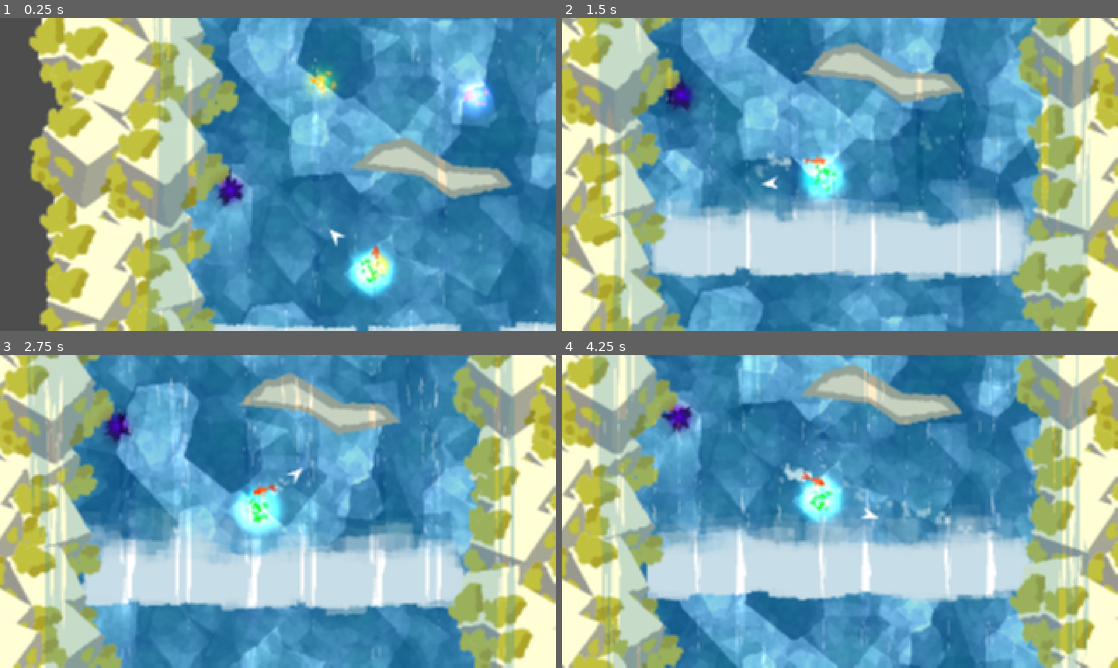
Above: before the commit, frames 1-4 (two rows, left to right).
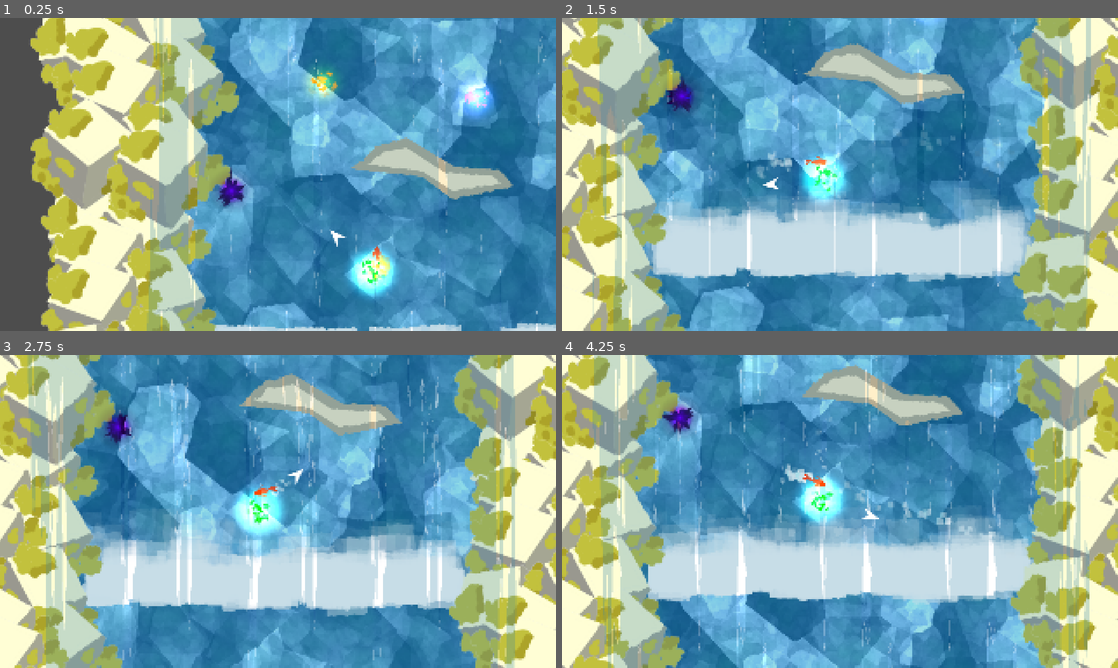
Above: after the commit, the same moments.

Repository: ojaskavathe/cascade
Game: Godot game, scene res://game.tscn
Same seed, same stepped clock (60 frames per second), same inputs: the game is played once before the commit and once after it. The engine's default icon, where the game draws it, is replaced by a stand-in: a white triangle on a blue panel in a dark square.
Inputs (mouse positions are in pixels of both pictures, inside the frame that each line leads up to):
- Up to frame 1 (0.25 s): no input
- Up to frame 2 (1.5 s): move the mouse to (962, 158) at 0.52 s; hold D (right) from 0.53 s (still down); tap Space (jump) at 0.77 s; move the mouse to (728, 190) at 1.27 s
- Up to frame 3 (2.75 s): tap Space (jump) at 1.52 s; move the mouse to (333, 442) at 2.02 s; release D (right) at 2.03 s; hold A (left) from 2.03 s (still down)
- Up to frame 4 (4.25 s): move the mouse to (812, 574) at 2.77 s; release A (left) at 2.78 s; hold D (right) from 2.78 s (still down); tap Space (jump) at 3.02, 3.77 s; move the mouse to (1006, 558) at 3.52 s

The runs differ from the first frame. In frame 1, 6.7% of the frame differs, in the area x 5-100%, y 0-100%; in frame 2, 7.4%; in frame 3, 8.5%, in the area x 0-100%, y 0-100%; in frame 4, 8.5%.

Commit message:
Pixel shader fix

Diff:
--- a/game.tscn
+++ b/game.tscn
@@ -1,10 +1,16 @@
-[gd_scene load_steps=6 format=3 uid="uid://cmwpm7ap75scu"]
+[gd_scene load_steps=8 format=3 uid="uid://cmwpm7ap75scu"]
 
 [ext_resource type="Script" path="res://game.gd" id="1_07ca5"]
 [ext_resource type="PackedScene" uid="uid://d0vrcis6rns5i" path="res://entity/player/player.tscn" id="1_oliij"]
 [ext_resource type="PackedScene" uid="uid://dqa5gpiw17hjv" path="res://entity/player/camera.tscn" id="2_2ojf5"]
 [ext_resource type="PackedScene" uid="uid://beenaw7n1s61s" path="res://level_group/lg_0.tscn" id="3_spgvv"]
 [ext_resource type="PackedScene" uid="uid://dcykdm8vsc242" path="res://level_group/lg_1.tscn" id="5_6myex"]
+[ext_resource type="Shader" path="res://assets/shader/pixelate.gdshader" id="6_nhf58"]
+
+[sub_resource type="ShaderMaterial" id="ShaderMaterial_36upk"]
+shader = ExtResource("6_nhf58")
+shader_parameter/x = 320
+shader_parameter/y = 180
 
 [node name="Game" type="Node2D"]
 script = ExtResource("1_07ca5")
@@ -19,3 +25,15 @@
 
 [node name="LG_1" parent="LevelGroups" instance=ExtResource("5_6myex")]
 position = Vector2(-146, -1768)
+
+[node name="PixelPostProcess" type="CanvasLayer" parent="."]
+layer = 100
+
+[node name="ColorRect" type="ColorRect" parent="PixelPostProcess"]
+material = SubResource("ShaderMaterial_36upk")
+anchors_preset = 15
+anchor_right = 1.0
+anchor_bottom = 1.0
+grow_horizontal = 2
+grow_vertical = 2
+metadata/_edit_use_anchors_ = true
--- a/level_group/lg_0.tscn
+++ b/level_group/lg_0.tscn
@@ -1,17 +1,11 @@
-[gd_scene load_steps=11 format=3 uid="uid://beenaw7n1s61s"]
+[gd_scene load_steps=9 format=3 uid="uid://beenaw7n1s61s"]
 
 [ext_resource type="PackedScene" uid="uid://clyk282cyamie" path="res://level/debug_0.tscn" id="1_6niij"]
-[ext_resource type="Shader" path="res://assets/shader/pixelate.gdshader" id="3_j37r5"]
 [ext_resource type="PackedScene" uid="uid://db6esycu3r0ut" path="res://entity/waterfall/waterfall.tscn" id="4_f443m"]
 [ext_resource type="PackedScene" uid="uid://bohi4cl1p4ipa" path="res://entity/waterfall/waterfall_background.tscn" id="5_egt5m"]
 [ext_resource type="PackedScene" uid="uid://ba2n4nf5j2cpv" path="res://entity/object/foam.tscn" id="6_0wh8e"]
-[ext_resource type="PackedScene" path="res://entity/object/kill_zone.tscn" id="7_7scns"]
+[ext_resource type="PackedScene" uid="uid://b5vpdkkyoghac" path="res://entity/object/kill_zone.tscn" id="7_7scns"]
 [ext_resource type="PackedScene" uid="uid://468m7kol4t1" path="res://entity/object/rocks.tscn" id="8_hhwa6"]
-
-[sub_resource type="ShaderMaterial" id="ShaderMaterial_7draw"]
-shader = ExtResource("3_j37r5")
-shader_parameter/x = 320
-shader_parameter/y = 180
 
 [sub_resource type="WorldBoundaryShape2D" id="WorldBoundaryShape2D_lphgc"]
 normal = Vector2(1, 0)
@@ -27,18 +21,6 @@
 
 [node name="Debug0" parent="levels" instance=ExtResource("1_6niij")]
 position = Vector2(-14, 11)
-
-[node name="PixelPostProcess" type="CanvasLayer" parent="."]
-layer = 100
-
-[node name="ColorRect" type="ColorRect" parent="PixelPostProcess"]
-material = SubResource("ShaderMaterial_7draw")
-anchors_preset = 15
-anchor_right = 1.0
-anchor_bottom = 1.0
-grow_horizontal = 2
-grow_vertical = 2
-metadata/_edit_use_anchors_ = true
 
 [node name="waterfall" parent="." instance=ExtResource("4_f443m")]
 z_index = 2
--- a/level_group/lg_1.tscn
+++ b/level_group/lg_1.tscn
@@ -1,18 +1,12 @@
-[gd_scene load_steps=12 format=3 uid="uid://dcykdm8vsc242"]
+[gd_scene load_steps=10 format=3 uid="uid://dcykdm8vsc242"]
 
 [ext_resource type="PackedScene" uid="uid://clyk282cyamie" path="res://level/debug_0.tscn" id="1_3gg2f"]
 [ext_resource type="PackedScene" uid="uid://b1c5iccen6h2c" path="res://level/debug_1.tscn" id="2_4byue"]
-[ext_resource type="Shader" path="res://assets/shader/pixelate.gdshader" id="3_5tkm3"]
 [ext_resource type="PackedScene" uid="uid://db6esycu3r0ut" path="res://entity/waterfall/waterfall.tscn" id="4_mr0ug"]
 [ext_resource type="PackedScene" uid="uid://bohi4cl1p4ipa" path="res://entity/waterfall/waterfall_background.tscn" id="5_e8jay"]
 [ext_resource type="PackedScene" uid="uid://ba2n4nf5j2cpv" path="res://entity/object/foam.tscn" id="6_ua02a"]
-[ext_resource type="PackedScene" path="res://entity/object/kill_zone.tscn" id="7_mekiy"]
+[ext_resource type="PackedScene" uid="uid://b5vpdkkyoghac" path="res://entity/object/kill_zone.tscn" id="7_mekiy"]
 [ext_resource type="PackedScene" uid="uid://468m7kol4t1" path="res://entity/object/rocks.tscn" id="8_f52tn"]
-
-[sub_resource type="ShaderMaterial" id="ShaderMaterial_7draw"]
-shader = ExtResource("3_5tkm3")
-shader_parameter/x = 320
-shader_parameter/y = 180
 
 [sub_resource type="WorldBoundaryShape2D" id="WorldBoundaryShape2D_lphgc"]
 normal = Vector2(1, 0)
@@ -31,18 +25,6 @@
 
 [node name="Debug3" parent="levels" instance=ExtResource("2_4byue")]
 position = Vector2(-1, -1818)
-
-[node name="PixelPostProcess" type="CanvasLayer" parent="."]
-layer = 100
-
-[node name="ColorRect" type="ColorRect" parent="PixelPostProcess"]
-material = SubResource("ShaderMaterial_7draw")
-anchors_preset = 15
-anchor_right = 1.0
-anchor_bottom = 1.0
-grow_horizontal = 2
-grow_vertical = 2
-metadata/_edit_use_anchors_ = true
 
 [node name="waterfall" parent="." instance=ExtResource("4_mr0ug")]
 z_index = 2
